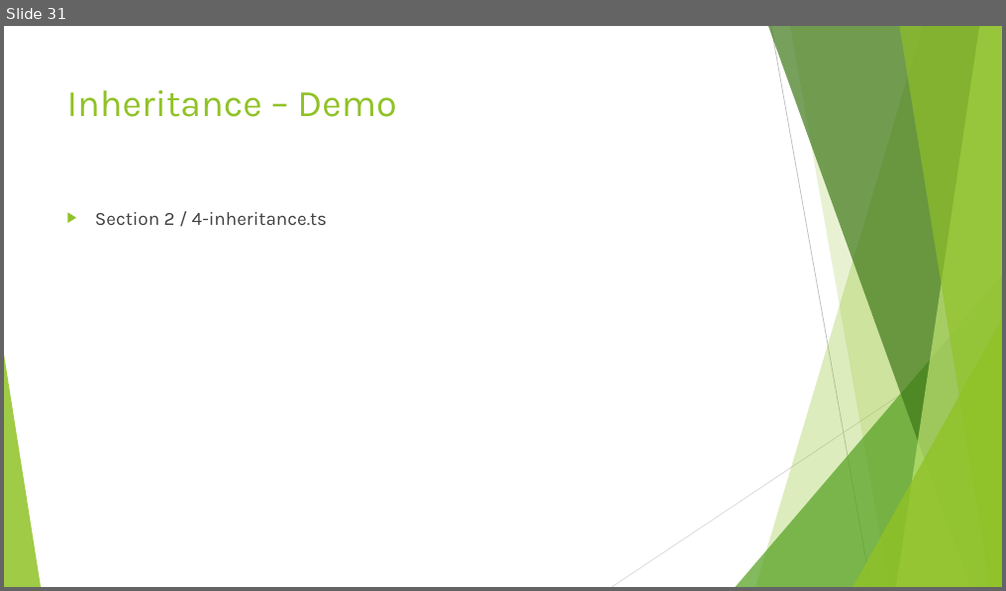
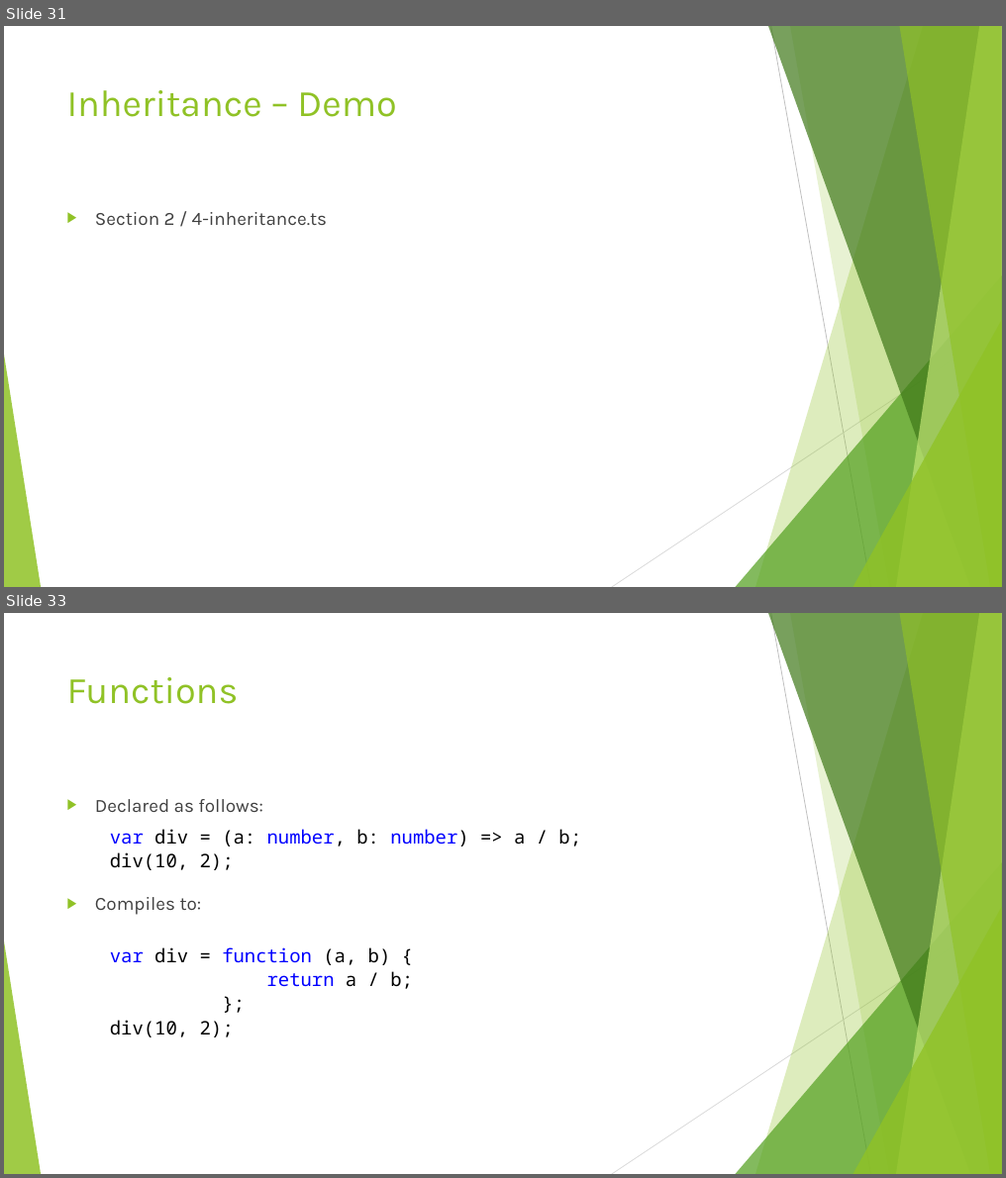
Before and after one commit to dflor003/typescript-fundamentals, a slide deck: Presentation/TypeScriptFundamentals.pptx. Shown one above the other, each under a label of ours: slide 31 before the commit, slides 31 and 33 after it; the slides between them are not shown. The pictures are 1006x591 and 1006x1178 pixels, drawn with LibreOffice and Linux fonts; fonts in the diff are those of the drawing. Boxes give left, top, right and bottom in pixels: in the first picture for what was removed or moved away, otherwise in the second. Text is boxed around its words. In the diff, an @@ line names an element or a change of style, - is before the commit and + after.

```diff
--- a/Presentation/TypeScriptFundamentals.pptx
+++ b/Presentation/TypeScriptFundamentals.pptx
@@ slide 33 added at <box>4,613,1002,1174</box>, background #FFFFFF; not listed: 10 template elements that a slide beside it also shows @@
@@ title added at <box>67,677,239,704</box>, 36 pt, text #90C226 @@
+Functions
@@ text added at <box>95,799,263,915</box>, 18 pt, text #404040 @@
+▶ Declared as follows:
+▶ Compiles to:
@@ text added at <box>110,829,581,870</box>, 18 pt, text #000000 @@
+var div = (a: number, b: number) => a / b;
+div(10, 2);
@@ text added at <box>110,948,413,1038</box>, 18 pt, text #000000 @@
+var div = function (a, b) {
+return a / b;
+};
+div(10, 2);
```
Also in this commit, not shown: 13 other slides added, 16 other files.
